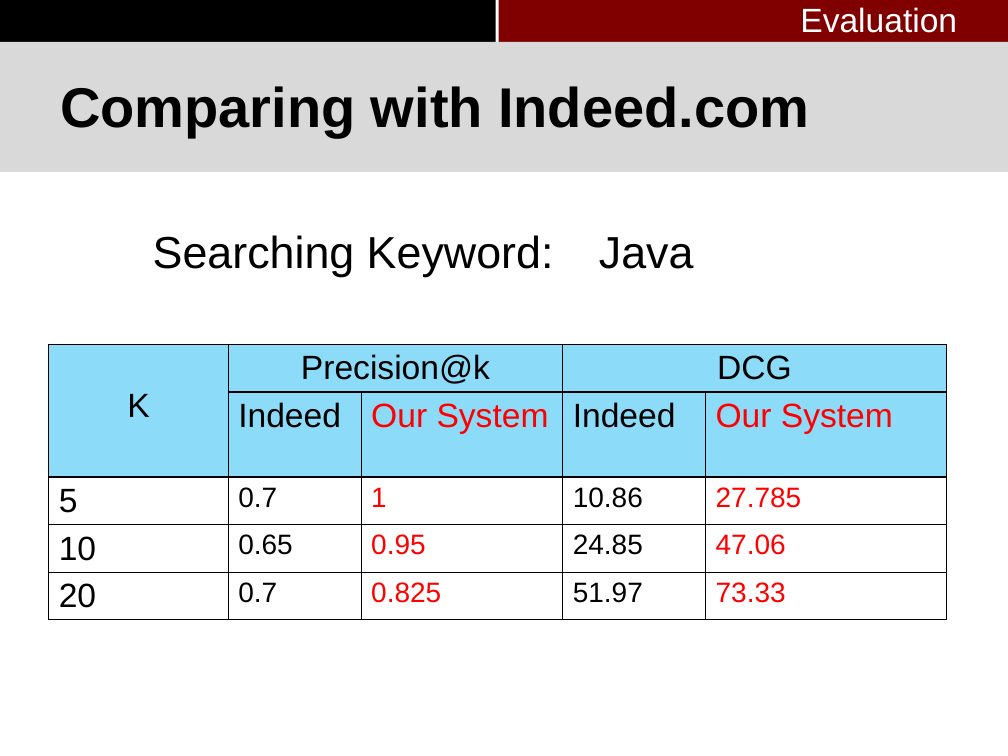
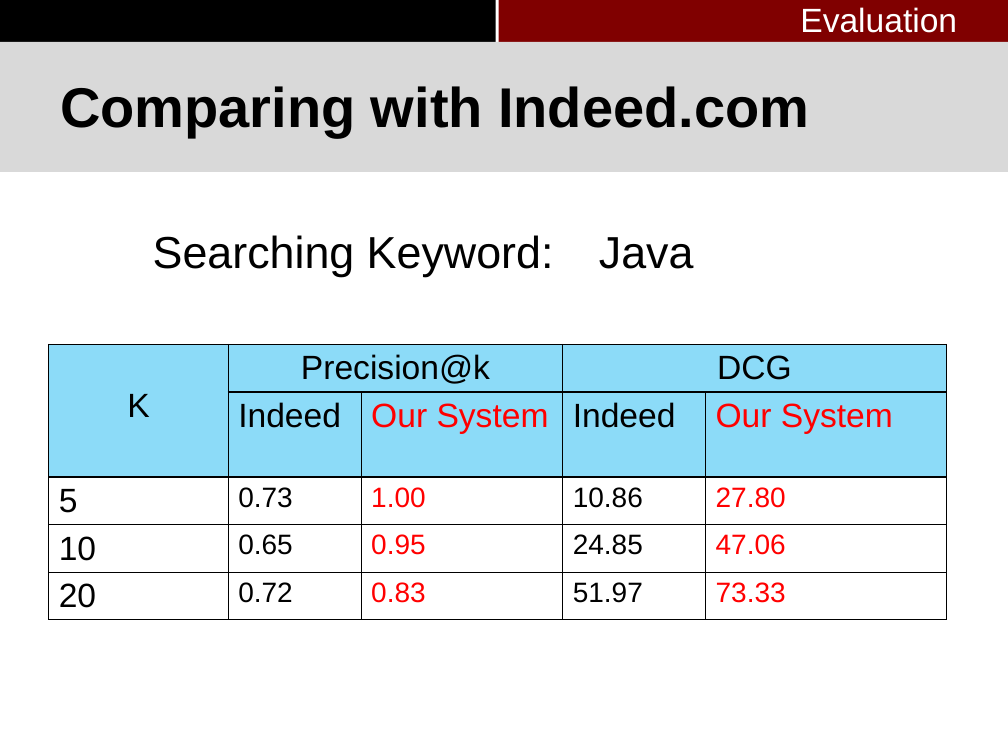
Before and after one commit to pkushiqiang/thesis, a slide deck: slide 78 of media/Master's thesis-4.pptx (slide 80 before the commit). Drawn at 1008x756 pixels with LibreOffice and Linux fonts; fonts in the diff are those of the drawing; background and template pictures are left out. Boxes give left, top, right and bottom in pixels: in the first picture for what was removed or moved away, otherwise in the second. Text is boxed around its words. In the diff, an @@ line names an element or a change of style, - is before the commit and + after.

```diff
--- a/media/Master's thesis-4.pptx
+++ b/media/Master's thesis-4.pptx
@@ table at bbox=[48, 345, 947, 612] @@
-row 3: 5 | 0.7 | 1 | 10.86 | 27.785
+row 3: 5 | 0.73 | 1.00 | 10.86 | 27.80
-row 5, column 2: 0.7
+row 5, column 2: 0.72
-row 5, column 3: 0.825
+row 5, column 3: 0.83
```
Also in this commit, not shown: 8 other slides changed, 2 slides removed, 2 other files.
